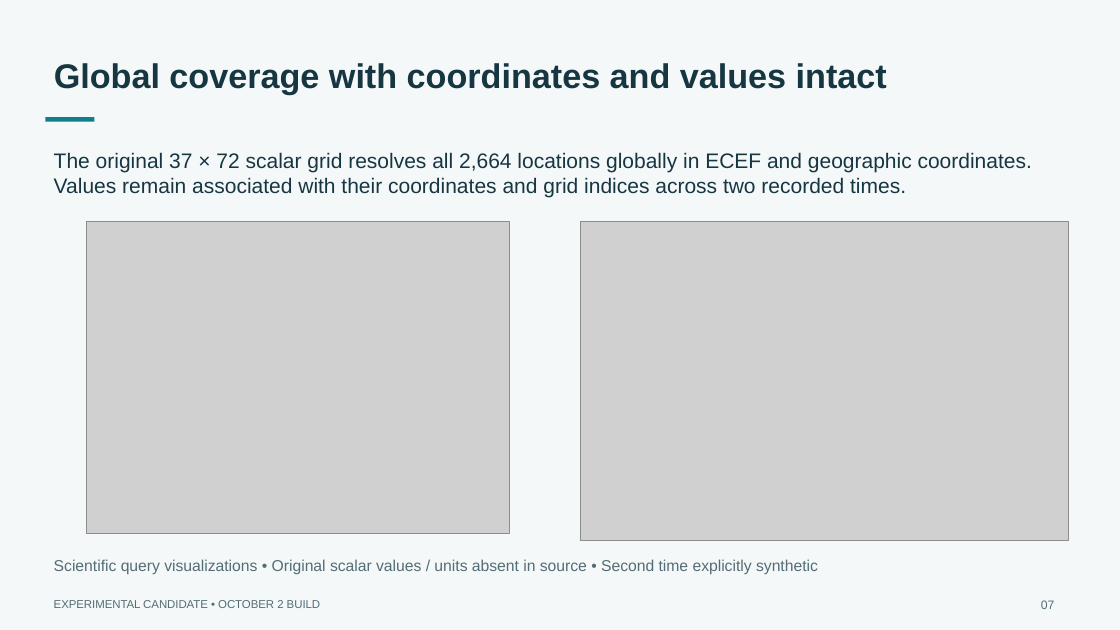
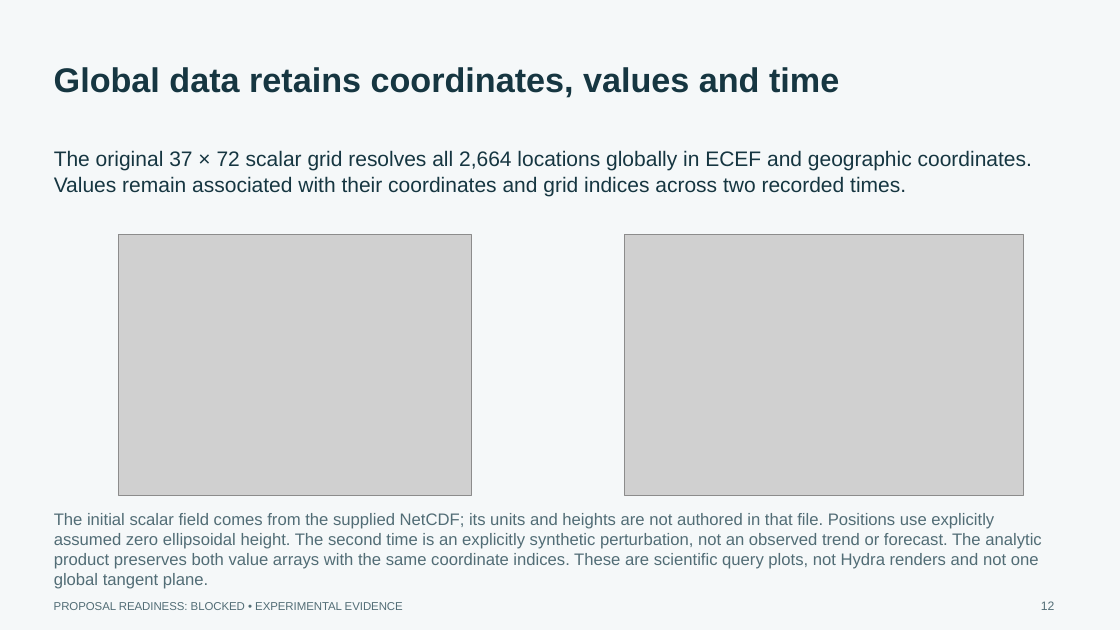
Before and after one commit to asluk/OpenUSD, a slide deck: slide 12 of extras/usd/examples/usdGeospatialBuild/delivery/geospatial-build.pptx (slide 7 before the commit). Drawn at 1120x630 pixels with LibreOffice and Linux fonts; fonts in the diff are those of the drawing; grey boxes stand for pictures. Boxes give left, top, right and bottom in pixels: in the first picture for what was removed or moved away, otherwise in the second. Text is boxed around its words. In the diff, an @@ line names an element or a change of style, - is before the commit and + after.

Commit message:
Lead README and slides with proposal gaps and the stop-gate investigation

```diff
--- a/extras/usd/examples/usdGeospatialBuild/delivery/geospatial-build.pptx
+++ b/extras/usd/examples/usdGeospatialBuild/delivery/geospatial-build.pptx
@@ text at (x1=54, y1=67, x2=839, y2=98): text changed @@
-Global coverage with coordinates and values intact
+Global data retains coordinates, values and time
@@ rectangle removed at (x1=45, y1=118, x2=94, y2=122) @@
@@ picture resized from (x1=87, y1=222, x2=509, y2=534) to (x1=118, y1=234, x2=471, y2=495) @@
@@ picture resized from (x1=581, y1=222, x2=1069, y2=541) to (x1=625, y1=234, x2=1024, y2=495) @@
@@ text added at (x1=54, y1=513, x2=1041, y2=589), 14.2 pt, text #526D76 @@
+The initial scalar field comes from the supplied NetCDF; its units and heights are not authored in that file. Positions use explicitly assumed zero ellipsoidal height. The second time is an explicitly synthetic perturbation, not an observed trend or forecast. The analytic product preserves both value arrays with the same coordinate indices. These are scientific query plots, not Hydra renders and not one global tangent plane.
@@ text removed at (x1=54, y1=559, x2=818, y2=575) @@
-Scientific query visualizations • Original scalar values / units absent in source • Second time explicitly synthetic
@@ text removed at (x1=54, y1=600, x2=321, y2=608) @@
-EXPERIMENTAL CANDIDATE • OCTOBER 2 BUILD
@@ text added at (x1=54, y1=602, x2=403, y2=610), 9.8 pt, text #526D76 @@
+PROPOSAL READINESS: BLOCKED • EXPERIMENTAL EVIDENCE
@@ text at (x1=1041, y1=601, x2=1055, y2=610): text changed @@
-07
+12
```
Also in this commit, not shown: 13 slides added, 9 slides removed, 35 other files.
